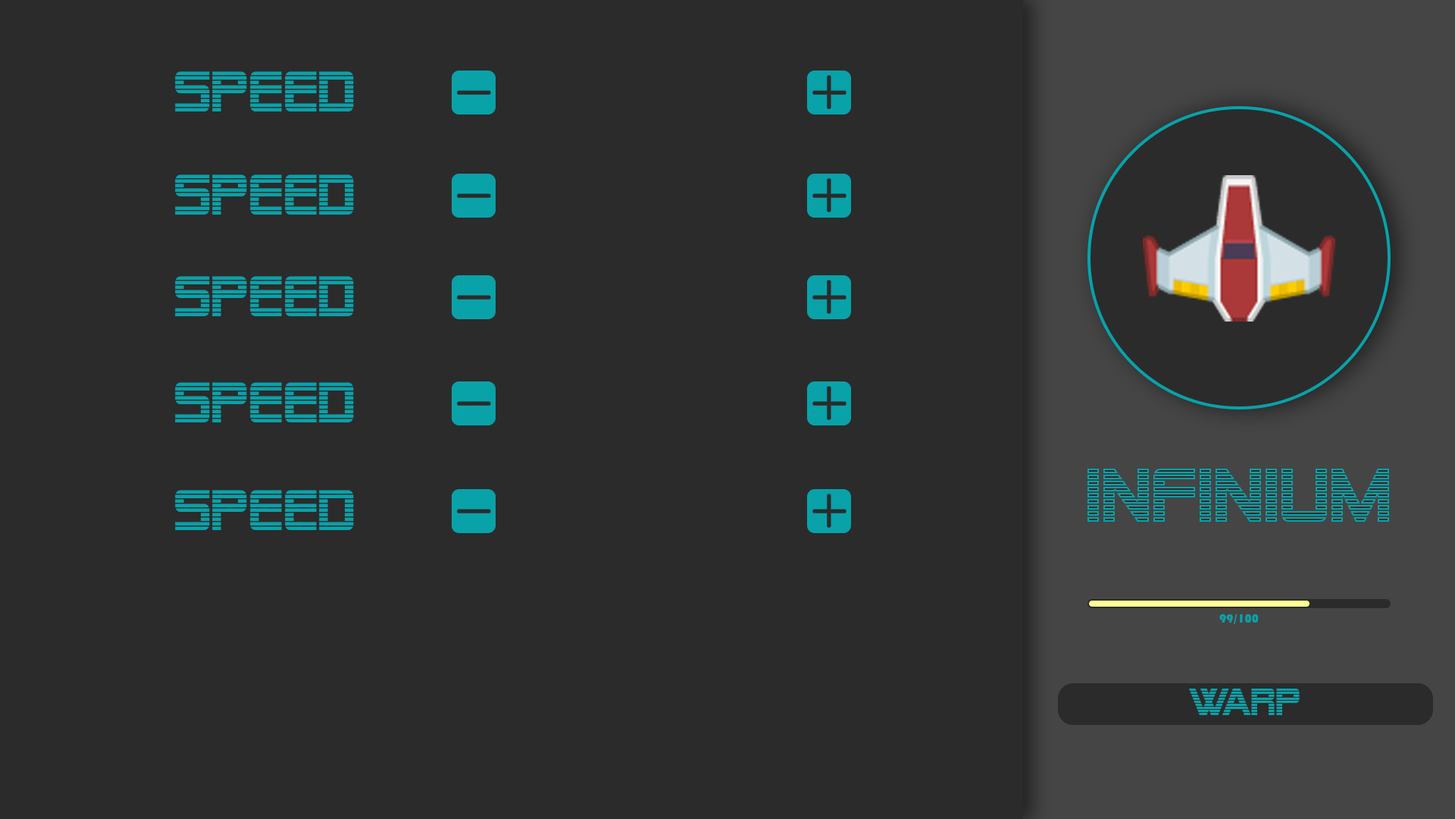
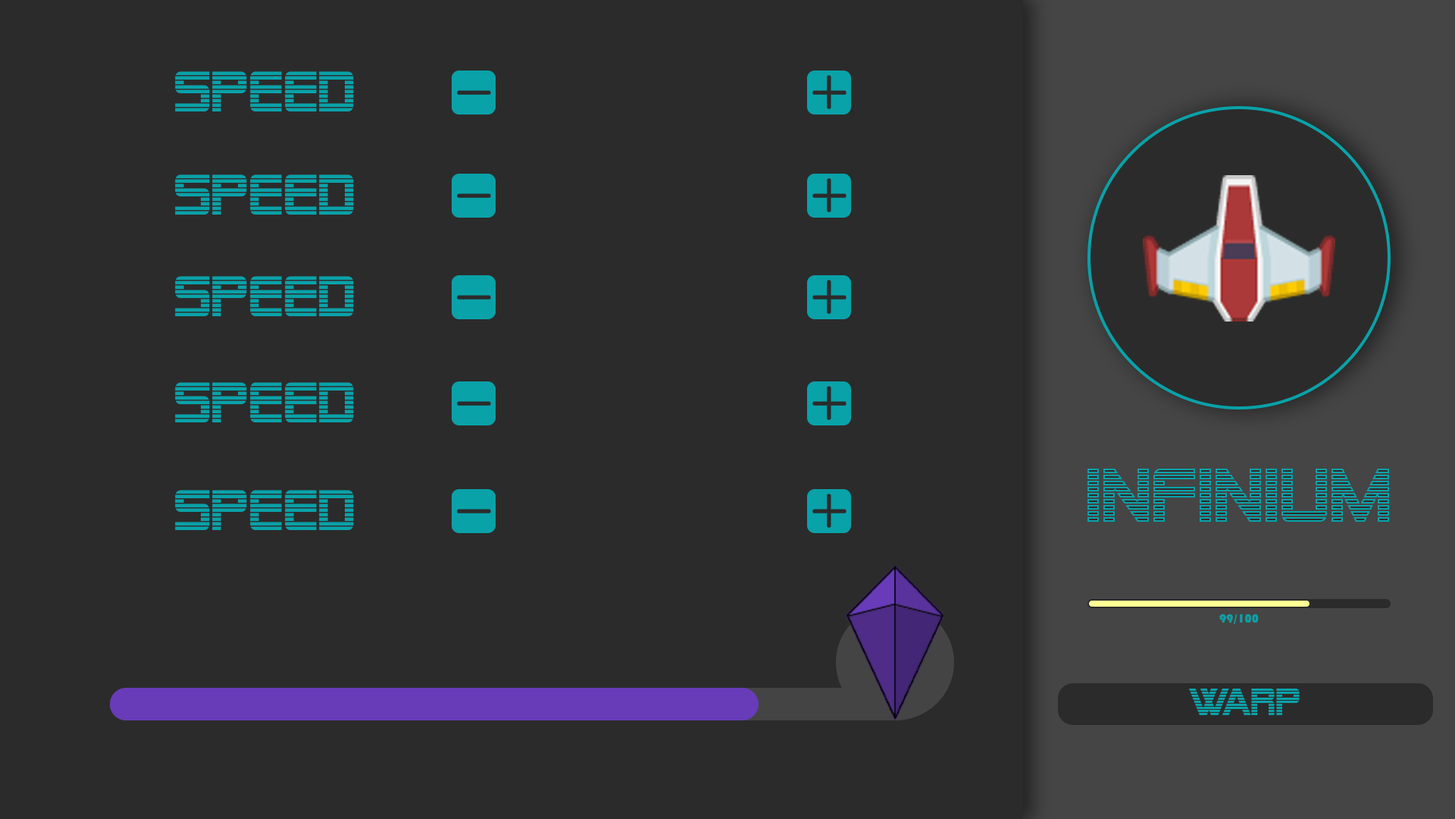
Revision of a layered 1455 × 819 image; what changed, layer by layer:
added group "Crystal" (1st of 2) with 7 layers above "InfiniumCrystal Backdrop" over [845,565,945,721]
added layer "Crystal" (2nd of 2, in "Crystal") in group "Crystal" over [845,565,945,721]
added layer "Layer 3" in group "Crystal" over [850,569,895,615]
added layer "Crystal copy" in group "Crystal" over [845,565,945,721]
added layer "Shape 2 copy" in group "Crystal" over [895,603,944,617]
added layer "Shape 2" in group "Crystal" over [848,603,896,617]
added layer "Shape 1" in group "Crystal" over [894,567,896,716]
moved "Layer 2" into group "Crystal", painted on it over [845,565,945,721]
added layer "InfiniumCrystal Backdrop" above "Infinium Levels Foreground" over [836,604,955,721]
added layer "Infinium Levels Foreground" (dissolve) above "Infinium Levels Backdrop" over [109,687,759,721]
added layer "Infinium Levels Backdrop" (dissolve) above "Button Group 5" over [109,687,914,721]
